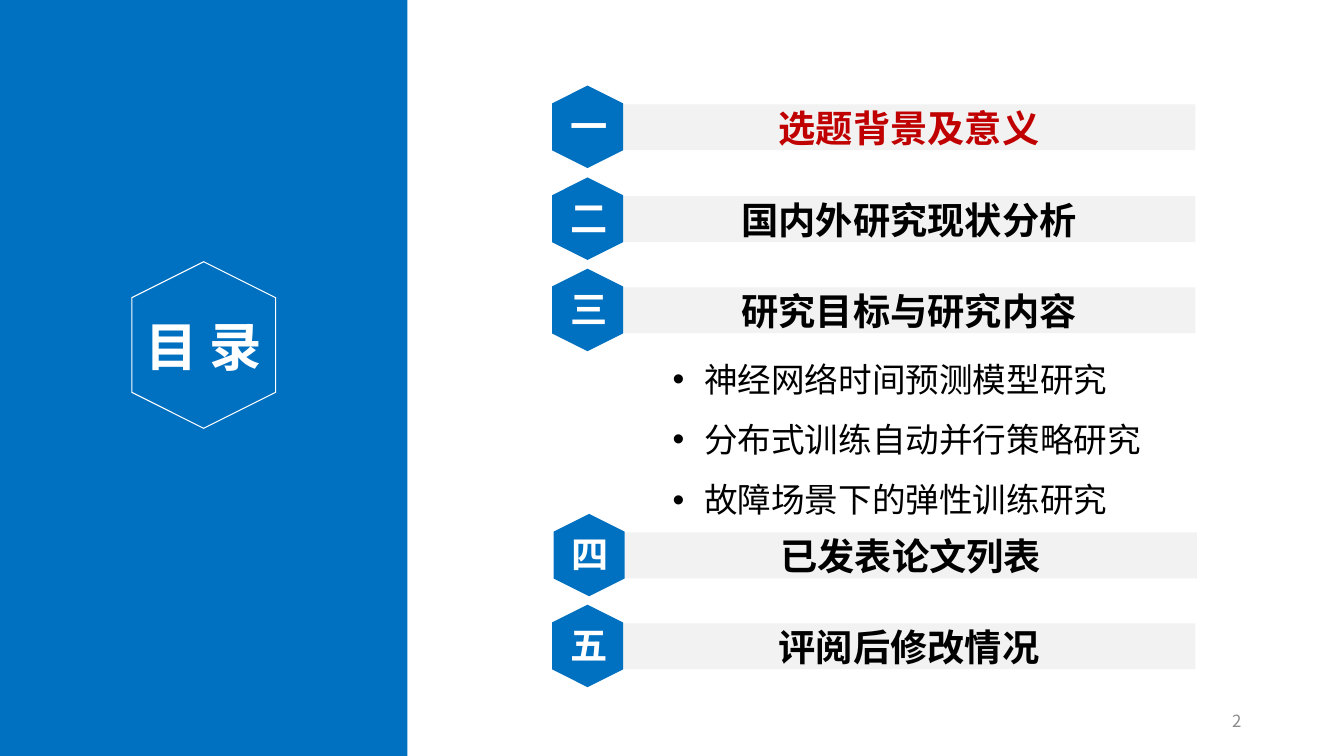
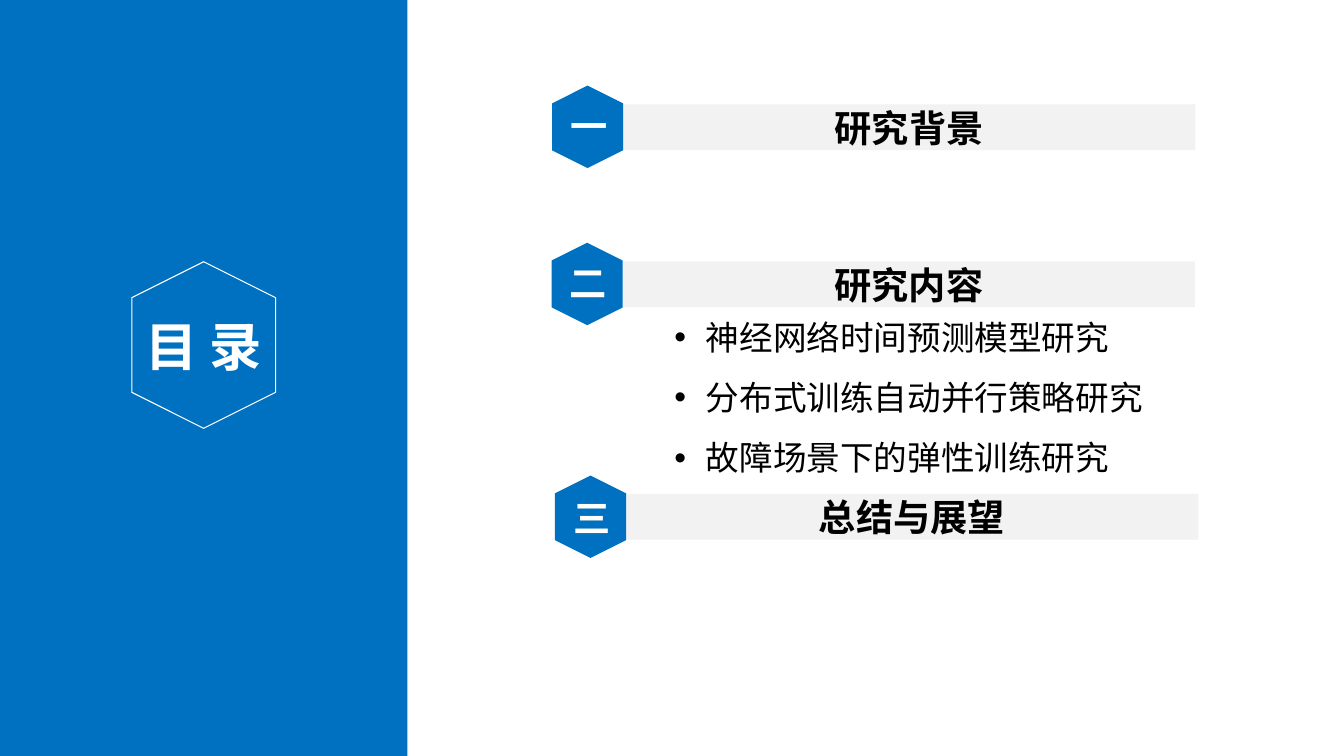
Before and after one commit to Kurumi5210/ucasproposal, a slide deck: slide 2 of 陈潇-开题答辩.pptx. Drawn at 1344x756 pixels with LibreOffice and Linux fonts; fonts in the diff are those of the drawing. Boxes give left, top, right and bottom in pixels: in the first picture for what was removed or moved away, otherwise in the second. Text is boxed around its words. In the diff, an @@ line names an element or a change of style, - is before the commit and + after.

```diff
--- a/陈潇-开题答辩.pptx
+++ b/陈潇-开题答辩.pptx
@@ text in rectangle at (x1=835, y1=110, x2=984, y2=146): text changed; text colour #C00000 to #000000 @@
-选题背景及意义
+研究背景
@@ 1 text, 1 hexagon, 1 rectangle moved together from (x1=552, y1=178, x2=1196, y2=261) to (x1=552, y1=242, x2=1196, y2=325) @@
@@ text in rectangle at (x1=834, y1=267, x2=983, y2=303): text changed @@
-国内外研究现状分析
+研究内容
@@ text "神经网络时间预测模型研究" moved from (x1=704, y1=363, x2=1141, y2=515) to (x1=706, y1=321, x2=1143, y2=473) @@
@@ hexagon moved from (x1=552, y1=269, x2=624, y2=351) to (x1=555, y1=475, x2=627, y2=558) @@
@@ text "三" moved from (x1=570, y1=295, x2=607, y2=324) to (x1=574, y1=504, x2=611, y2=533) @@
@@ rectangle "总结与展望" moved from (x1=623, y1=287, x2=1196, y2=334) to (x1=626, y1=494, x2=1199, y2=540) @@
@@ text in rectangle at (x1=819, y1=499, x2=1005, y2=535): text changed @@
-研究目标与研究内容
+总结与展望
@@ hexagon removed at (x1=554, y1=514, x2=626, y2=596) @@
@@ text removed at (x1=572, y1=539, x2=609, y2=570) @@
-四
@@ rectangle removed at (x1=625, y1=532, x2=1198, y2=579) @@
-已发表论文列表
@@ hexagon removed at (x1=552, y1=605, x2=624, y2=688) @@
@@ rectangle removed at (x1=623, y1=623, x2=1196, y2=669) @@
-评阅后修改情况
@@ text removed at (x1=570, y1=630, x2=607, y2=661) @@
-五
@@ page number removed at (x1=1232, y1=714, x2=1241, y2=727) @@
-2
```
Also in this commit, not shown: 1 other slide changed, 3 slides added, 1 slide removed, 5 other files.
